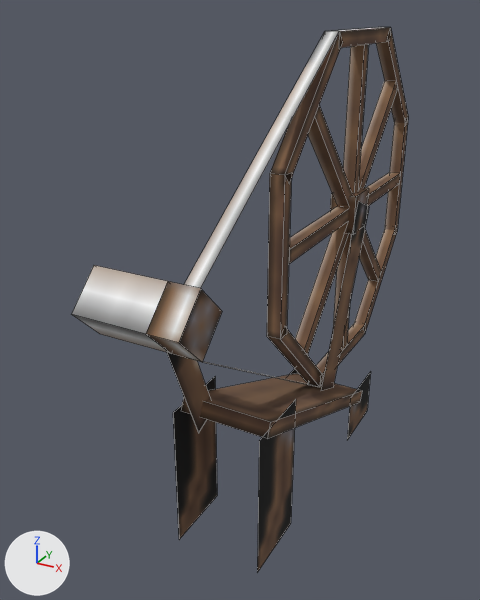
Renders of the OBJ model src/main/resources/assets/totf/models/block/spinning_wheel.obj from each side of a commit.
The view is the same before and after, from a camera (50 mm lens) standing at (1.08, -2.32, 2.04) and looking at (-0.3, 0.19, 0.78). The axes (+X, +Y, +Z) are drawn at lower left. The lights are the same throughout. The first picture is the older version. Mesh edges are drawn as thin lines. Where no turn or scale is listed for an object, it has been applied to the vertices. Vertices at exactly the same position are counted once.

The older version as bpy lines, for what is in view:
```python
me_string_bottom = bpy.data.meshes.new('string_bottom')
me_string_bottom.from_pydata(...)  # 4 vertices, 1 face; spans x -0.027..0.035, y -0.679..0.411, z 0.289..0.96
me_string_bottom.materials.append(mat_spinning_wheel_mat)  # picture img_spinning_wheel
me_string_top = bpy.data.meshes.new('string_top')
me_string_top.from_pydata(...)  # 4 vertices, 1 face; spans x -0.027..0.035, y -0.679..0.411, z 1.225..1.949
me_string_top.materials.append(mat_spinning_wheel_mat)  # picture img_spinning_wheel
me_wheel_big_002 = bpy.data.meshes.new('wheel_big.002')
me_wheel_big_002.from_pydata(...)  # 8 vertices, 6 faces; spans x -0.027..0.035, y 1.054..1.585, z 1.418..1.949
me_wheel_big_002.materials.append(mat_spinning_wheel_mat)  # picture img_spinning_wheel
ob_string_bottom = bpy.data.objects.new('string_bottom', me_string_bottom)
ob_string_bottom.location = (0.0, 0.0, 0.0)
ob_string_top = bpy.data.objects.new('string_top', me_string_top)
ob_string_top.location = (0.0, 0.0, 0.0)
ob_wheel_big_002 = bpy.data.objects.new('wheel_big.002', me_wheel_big_002)
ob_wheel_big_002.location = (0.0, 0.0, 0.0)
# also in view: 'wheel_part_1' at (-0.03, -0.68, 1.09); 'wheel_big.011' at (0.0, 0.19, 0.55); 'base.001' at (-0.1, -0.58, 0.85); 'base.003' at (-0.18, -0.4, 0.31); 'wheel_big.006' at (0.0, 1.05, 1.42)
```
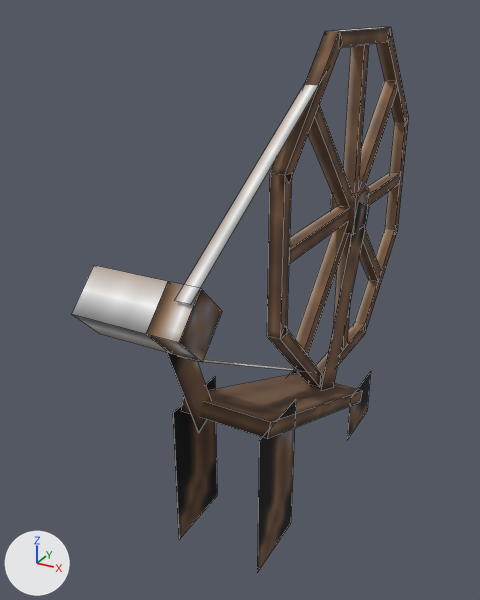
Scene script edits in JSON lines:
```json
{"block": "me_string_bottom", "where": "# used by ob_string_bottom; location = (0.0, 0.0, 0.0)"}
{"op": "remove", "block": "me_string_bottom", "code": "me_string_bottom.from_pydata(...)  # 4 vertices, 1 face; spans x -0.027..0.035, y -0.679..0.411, z 0.289..0.96"}
{"op": "add", "block": "me_string_bottom", "code": "me_string_bottom.from_pydata(...)  # 4 vertices, 1 face; spans x -0.027..0.035, y -0.733..0.363, z 0.396..0.992"}
{"block": "me_string_bottom", "change": "me_string_bottom part 1"}
{"op": "set", "path": "me_string_bottom.vertices[0].co", "old": "(0.035, -0.679, 0.96)", "new": "(0.035, -0.733, 0.992)", "note": "pixel (202, 362) -> pixel (193, 360)"}
{"op": "set", "path": "me_string_bottom.vertices[1].co", "old": "(0.035, 0.411, 0.289)", "new": "(0.035, 0.363, 0.396)", "note": "pixel (319, 387) -> pixel (316, 372)"}
{"op": "set", "path": "me_string_bottom.vertices[2].co", "old": "(-0.027, -0.679, 0.96)", "new": "(-0.027, -0.733, 0.992)", "note": "pixel (186, 357) -> not seen"}
{"op": "set", "path": "me_string_bottom.vertices[3].co", "old": "(-0.027, 0.411, 0.289)", "new": "(-0.027, 0.363, 0.396)", "note": "pixel (308, 384) -> not seen"}
{"block": "me_string_top", "where": "# used by ob_string_top; location = (0.0, 0.0, 0.0)"}
{"op": "remove", "block": "me_string_top", "code": "me_string_top.from_pydata(...)  # 4 vertices, 1 face; spans x -0.027..0.035, y -0.679..0.411, z 1.225..1.949"}
{"op": "add", "block": "me_string_top", "code": "me_string_top.from_pydata(...)  # 4 vertices, 1 face; spans x -0.027..0.035, y -0.737..0.337, z 1.192..1.826"}
{"block": "me_string_top", "change": "me_string_top part 2"}
{"op": "set", "path": "me_string_top.vertices[0].co", "old": "(0.035, -0.679, 1.225)", "new": "(0.035, -0.737, 1.192)", "note": "pixel (200, 288) -> pixel (190, 304)"}
{"op": "set", "path": "me_string_top.vertices[1].co", "old": "(0.035, 0.411, 1.949)", "new": "(0.035, 0.337, 1.826)", "note": "pixel (339, 31) -> pixel (330, 64)"}
{"op": "set", "path": "me_string_top.vertices[2].co", "old": "(-0.027, -0.679, 1.225)", "new": "(-0.027, -0.737, 1.192)", "note": "pixel (183, 284) -> pixel (174, 300)"}
{"op": "set", "path": "me_string_top.vertices[3].co", "old": "(-0.027, 0.411, 1.949)", "new": "(-0.027, 0.337, 1.826)", "note": "pixel (324, 31) -> not seen"}
```

Boxes (x1, y1, x2, y2) around the edits, measured in the pictures (480 x 600 px):
```json
{"object": "string_top", "change": "reshaped", "before": [184, 31, 339, 288], "after": [174, 85, 318, 305]}
{"object": "string_bottom", "change": "reshaped", "before": [204, 362, 314, 386], "after": [181, 357, 306, 372]}
```
